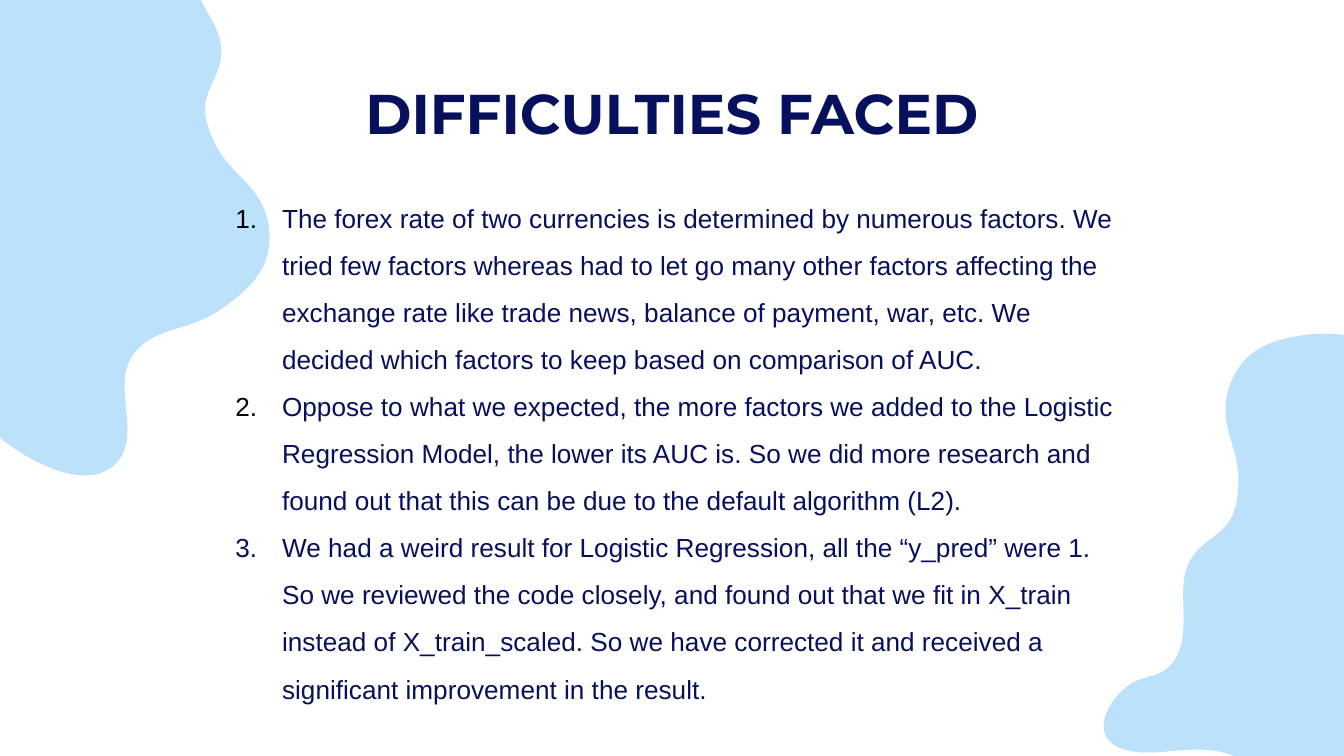
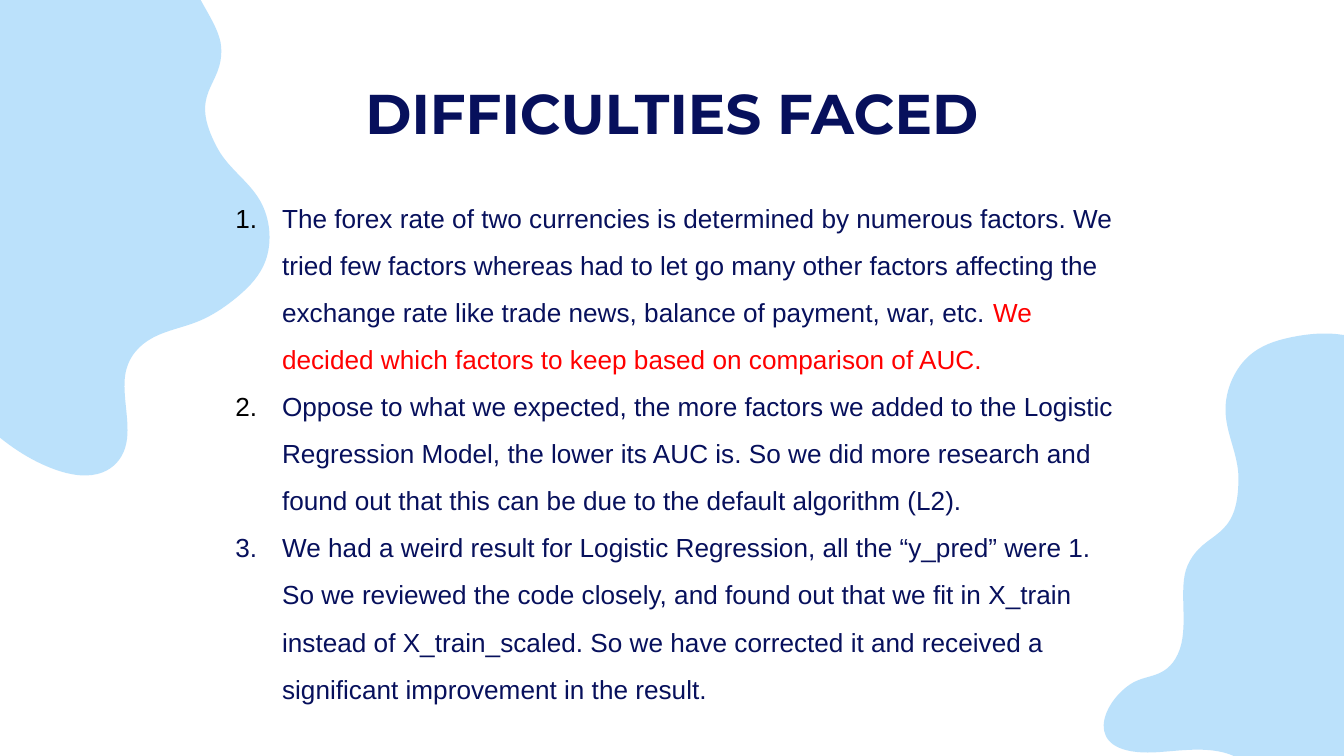
Before and after one commit to muhasenulhaque/Project-2-Machine-Learning-and-Algo-Trading, a slide deck: slide 24 of Presentation/FX_Master_Project_Presentation.pptx. Drawn at 1344x756 pixels with LibreOffice and Linux fonts; fonts in the diff are those of the drawing. Boxes give left, top, right and bottom in pixels: in the first picture for what was removed or moved away, otherwise in the second. Text is boxed around its words. In the diff, an @@ line names an element or a change of style, - is before the commit and + after.

```diff
--- a/Presentation/FX_Master_Project_Presentation.pptx
+++ b/Presentation/FX_Master_Project_Presentation.pptx
@@ text at box(282, 209, 1112, 375): text colour #07105C to #FF0000 in "We decided which factors to keep based ..." @@
```
Also in this commit, not shown: 3 other slides changed, 31 other files.
